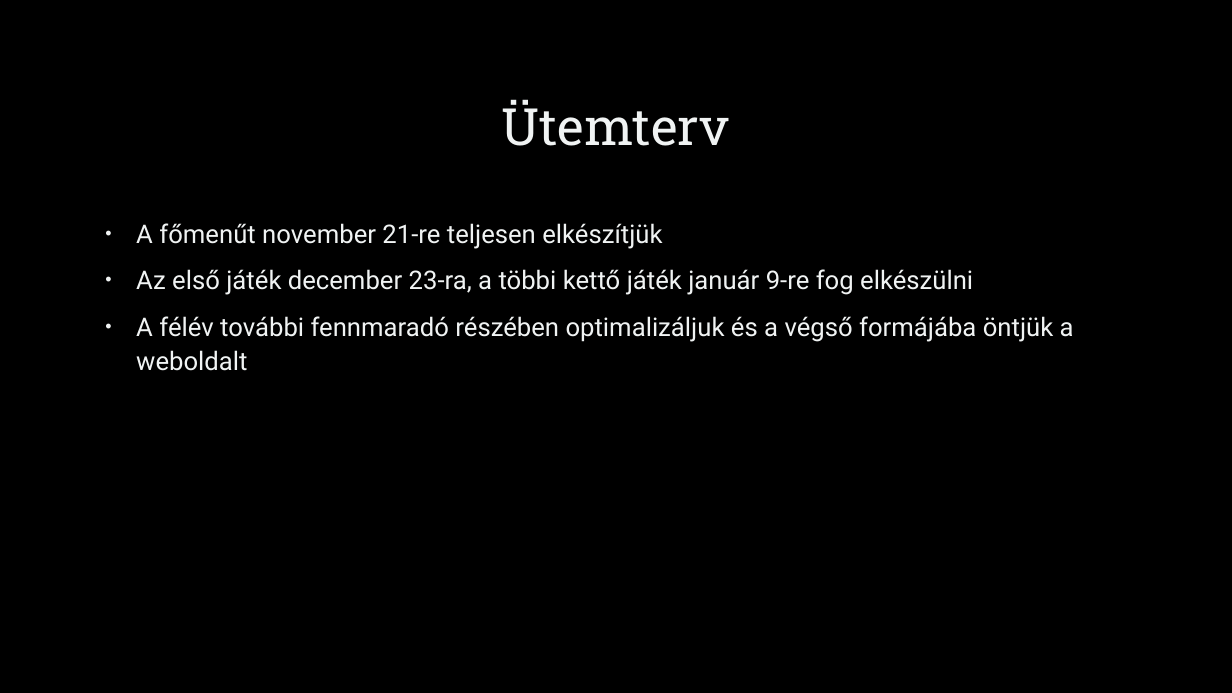
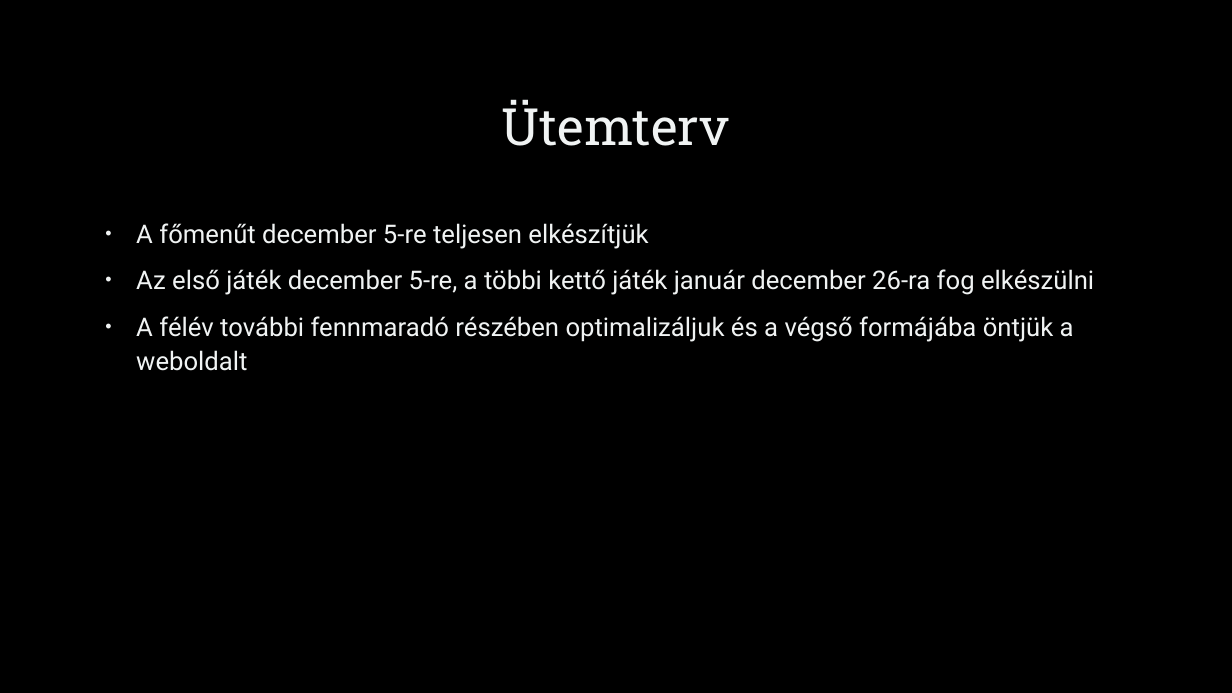
Before and after one commit to OraveczAdam/Arcade-Game, a slide deck: slide 6 of Arcade Machine Mania.pptx. Drawn at 1232x693 pixels with LibreOffice and Linux fonts; fonts in the diff are those of the drawing; background and template pictures are left out. Boxes give left, top, right and bottom in pixels: in the first picture for what was removed or moved away, otherwise in the second. Text is boxed around its words. In the diff, an @@ line names an element or a change of style, - is before the commit and + after.

```diff
--- a/Arcade Machine Mania.pptx
+++ b/Arcade Machine Mania.pptx
@@ text at [136, 223, 1094, 295]: text changed @@
-• A főmenűt november 21-re teljesen elkészítjük
-• Az első játék december 23-ra, a többi kettő játék január 9-re fog elkészülni
+• A főmenűt december 5-re teljesen elkészítjük
+• Az első játék december 5-re, a többi kettő játék január december 26-ra fog elkészülni
```
Also in this commit, not shown: 1 other file.
